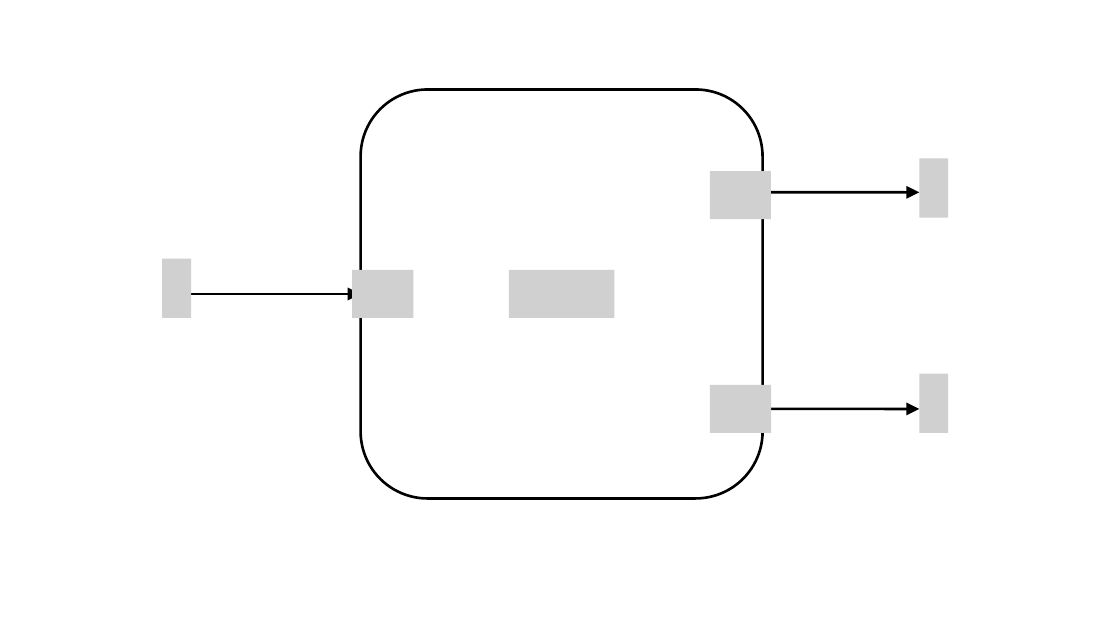
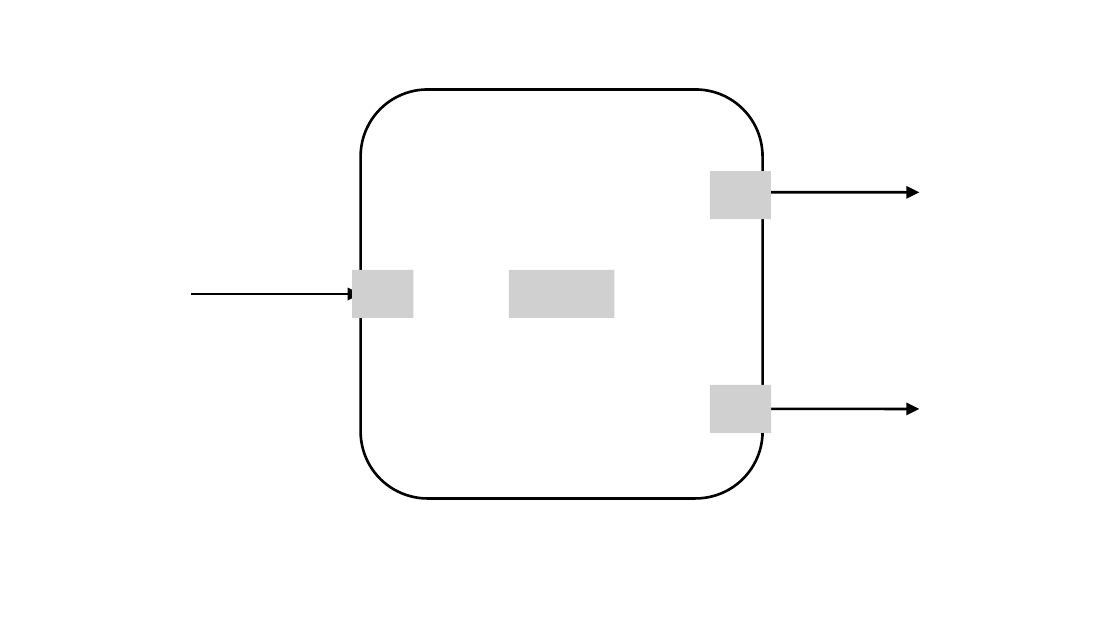
Before and after one commit to romilpatel/LinkPlanner, a slide deck: slide 1 of doc/tex/lib/fork/figures/fork.pptx. Drawn at 1120x630 pixels with LibreOffice and Linux fonts; fonts in the diff are those of the drawing; grey boxes stand for pictures. Boxes give left, top, right and bottom in pixels: in the first picture for what was removed or moved away, otherwise in the second. Text is boxed around its words. In the diff, an @@ line names an element or a change of style, - is before the commit and + after.

```diff
--- a/doc/tex/lib/fork/figures/fork.pptx
+++ b/doc/tex/lib/fork/figures/fork.pptx
@@ picture removed at <box>919,158,948,218</box> @@
@@ picture removed at <box>162,259,191,318</box> @@
@@ picture removed at <box>919,374,948,434</box> @@
```
Also in this commit, not shown: 2 other files.
